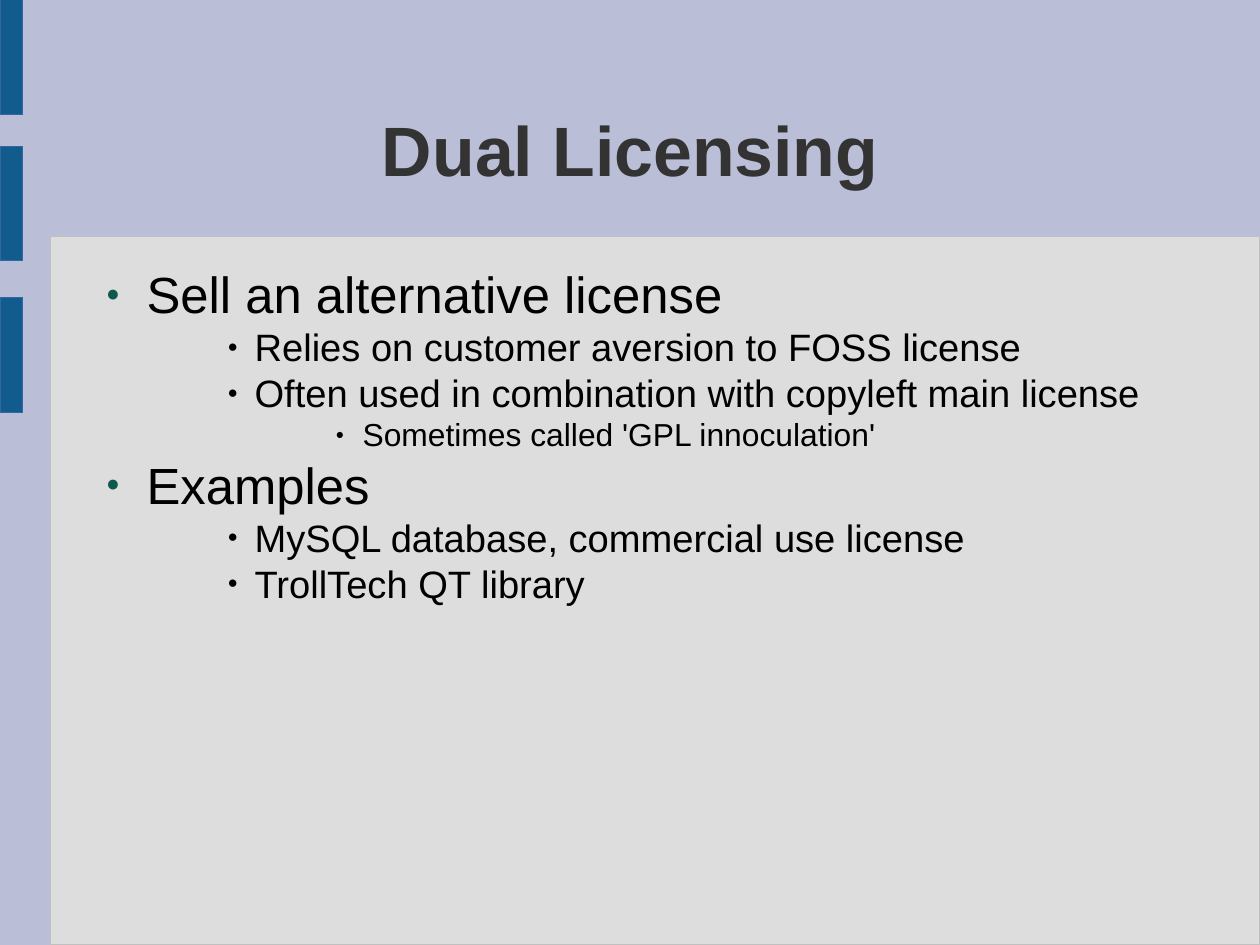
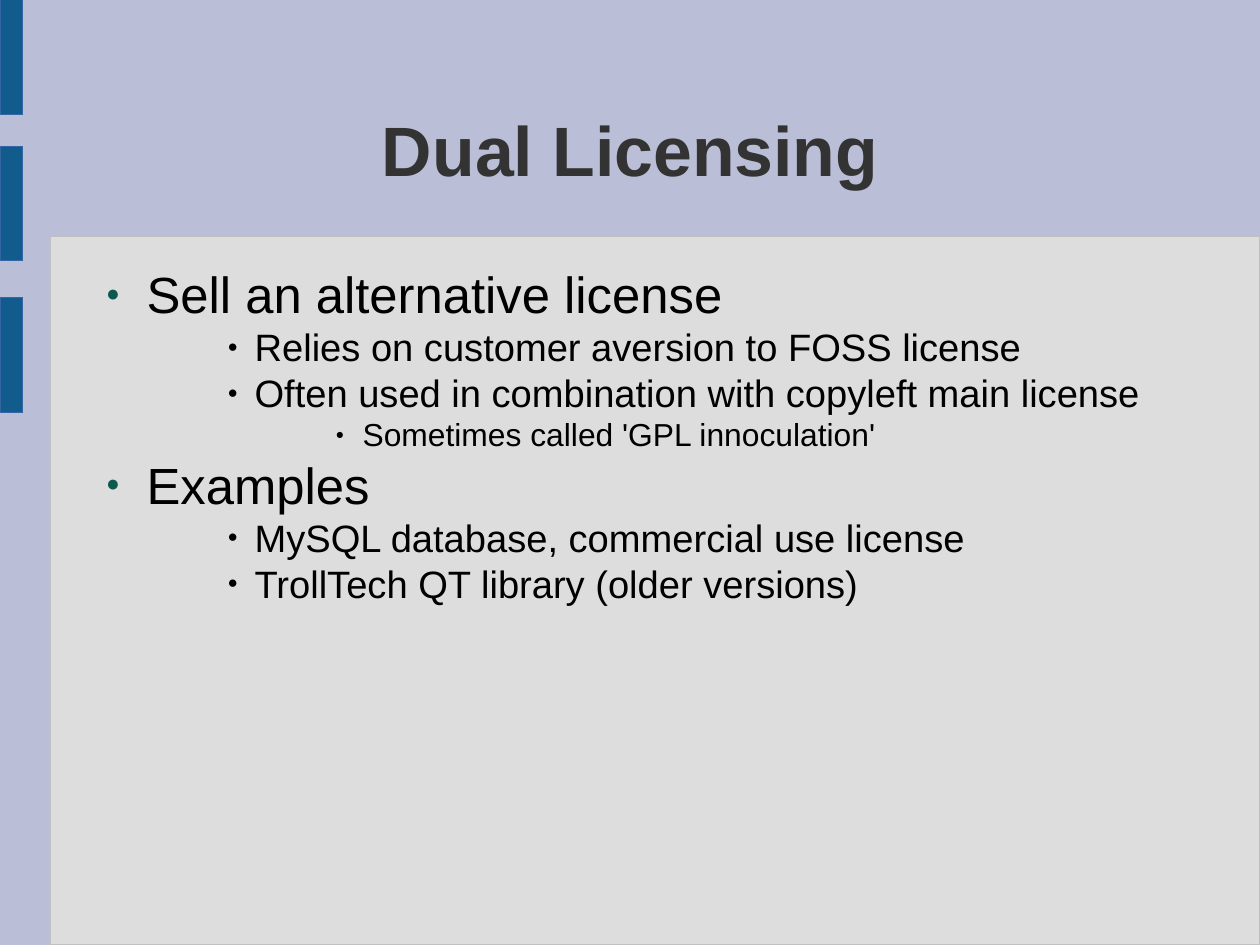
Before and after one commit to laurencesmart/comp8440, a slide deck: slide 8 of lectures/foss_business.odp. Drawn at 1260x945 pixels with LibreOffice and Linux fonts; fonts in the diff are those of the drawing. Boxes give left, top, right and bottom in pixels: in the first picture for what was removed or moved away, otherwise in the second. Text is boxed around its words. In the diff, an @@ line names an element or a change of style, - is before the commit and + after.

```diff
--- a/lectures/foss_business.odp
+++ b/lectures/foss_business.odp
@@ text at [255, 570, 858, 606]: text changed @@
-    ● TrollTech QT library
+    ● TrollTech QT library (older versions)
```
Also in this commit, not shown: 8 other files.
